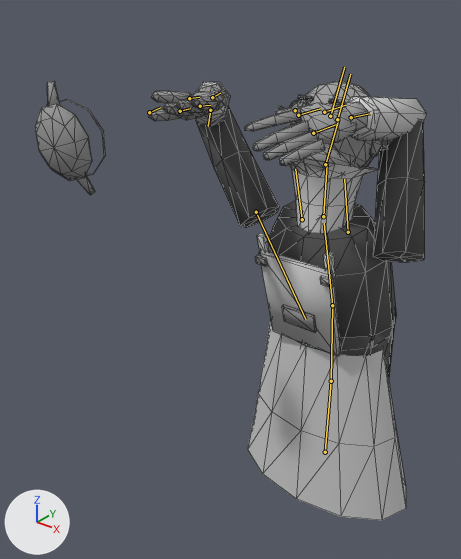
Before and after pictures for a commit that changed the glTF model art/models/characters/bosses/bloodletter/bloodletter_mobile.glb.
Rendered twice from a 50 mm camera at (0.562, -1.059, 0.821) aimed at (-0.124, -0.203, 0.29). Lighting does not change. The marker at lower left points along +X, +Y and +Z. The first picture is the older version. Both versions are drawn at frame 68 of the action 'idle'; the numbers are the values there. The bones that change, and the others that lie on the model, are drawn over the model as lines. Mesh edges are drawn as thin lines.

The first picture shows 'Bloodletter_Body', 'Bloodletter_Head', 'Bloodletter_Lancet' and 1 more.
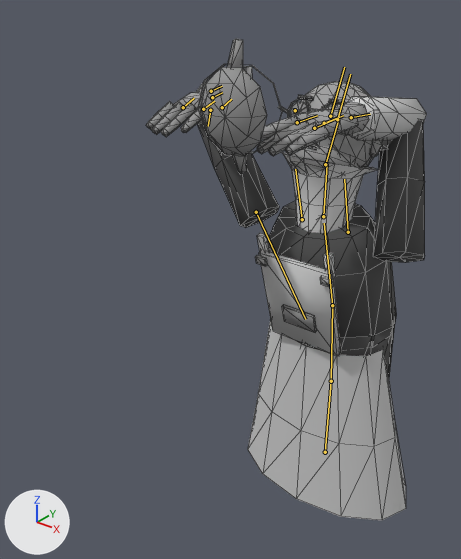
Pixel boxes (x1, y1, x2, y2) of what changed, in the pictures (461 x 559 px):
'Bloodletter_Body', posed
    before: (148, 82, 427, 521)
    after: (146, 83, 427, 521)
'Bloodletter_Lancet', posed (19% wider, 19% taller)
    before: (35, 81, 106, 195)
    after: (198, 39, 283, 175)
bone 'hand_L', root to tip
    before: (351, 117) to (370, 113)
    after: (351, 117) to (370, 114)
bone 'hand_R', root to tip
    before: (212, 97) to (220, 93)
    after: (212, 97) to (222, 92)
bone 'chip', root to tip
    before: (149, 112) to (160, 107)
    after: (211, 91) to (222, 86)

What the commit changed:
Bone 'hand_L' (bone_hand_l) turns from (-13, -3, -19) to (-16, -32, -9) degrees about its own x, y and z.
Bone 'hand_R' (bone_hand_r) turns from (-27, -4, -15) to (33, -171, -22) degrees about its own x, y and z.
Bone 'chip' (bone_chip) moves from (0.025, 0.0, 0.0) to (-0.025, 0.0, 0.0).
